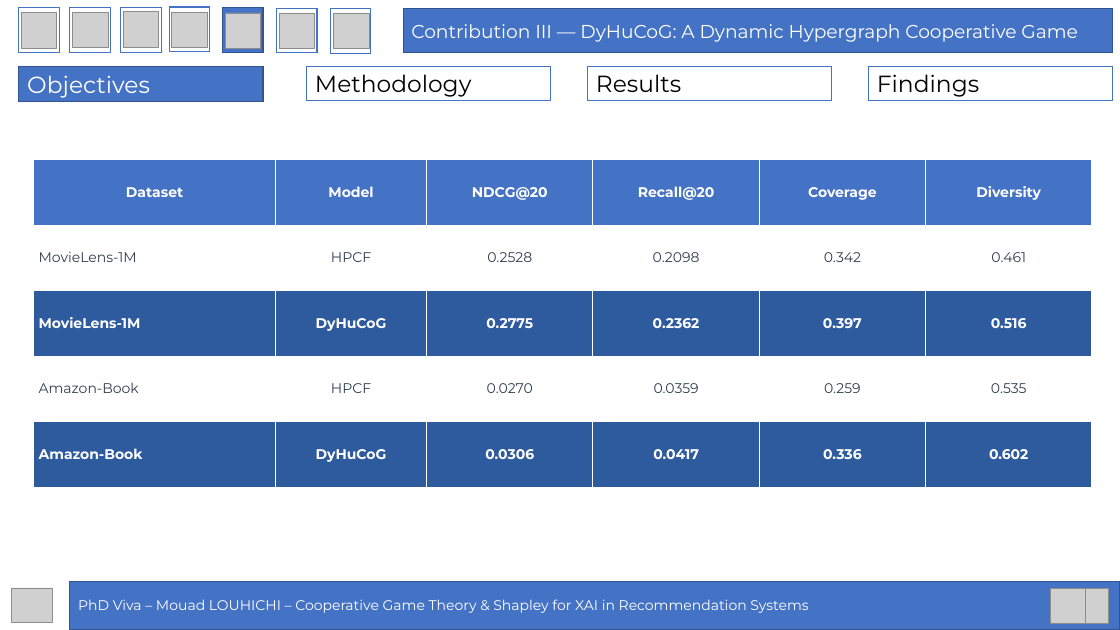
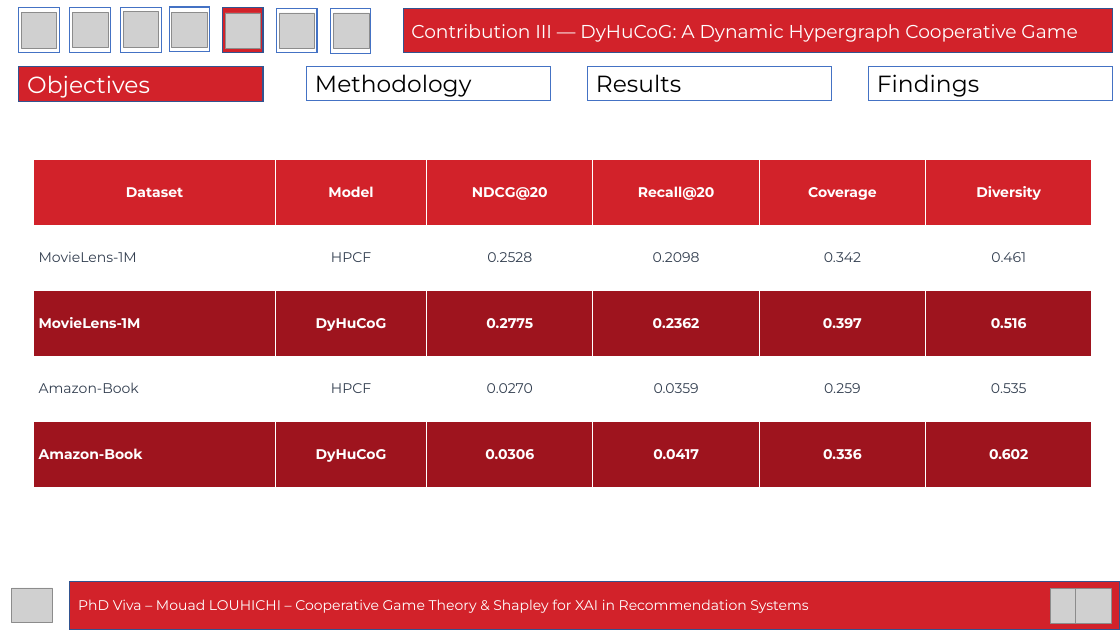
Before and after one commit to mouadlouhichi/phd-prep, a slide deck: slide 45 of viva/MOUAD_LOUHICHI_VIVA_40min.pptx. Drawn at 1120x630 pixels with LibreOffice and Linux fonts; fonts in the diff are those of the drawing; grey boxes stand for pictures. Boxes give left, top, right and bottom in pixels: in the first picture for what was removed or moved away, otherwise in the second. Text is boxed around its words. In the diff, an @@ line names an element or a change of style, - is before the commit and + after.

```diff
--- a/viva/MOUAD_LOUHICHI_VIVA_40min.pptx
+++ b/viva/MOUAD_LOUHICHI_VIVA_40min.pptx
@@ fill #4472C4 to #D2222A in 4 elements at bbox=[70, 581, 1120, 629], bbox=[403, 8, 1113, 53], bbox=[19, 67, 264, 102], bbox=[223, 8, 263, 52] @@
@@ table at bbox=[34, 160, 1092, 487] @@
@@ fill #4472C4 to #D2222A in row 1 @@
@@ fill #2E5A9E to #9E141E in 12 cells @@
@@ picture: place and size @@
-picture at bbox=[1073, 588, 1108, 623]
+picture at bbox=[1076, 588, 1112, 623]
```
Also in this commit, not shown: 58 other slides changed, 1 other file.
